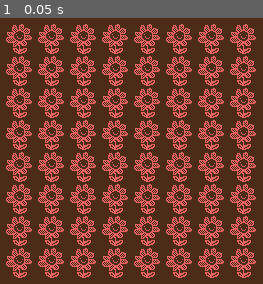
Above: before the commit, frame 1.
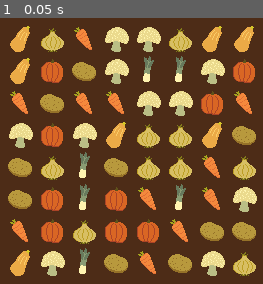
Above: after the commit, the same moment.

Repository: Nocturnal-sys/comfy-jam-autumn-2025
Game: Godot game, scene res://scenes/game.tscn
Same seed, same stepped clock (60 frames per second), same inputs: the game is played once before the commit and once after it.
Inputs:
- Up to frame 1 (0.05 s): no input

The runs differ from the first frame. In frame 1, 42% of the frame differs, in the area x 2-98%, y 2-98%.

Commit message:
Add sprites and fix crashes

Diff:
--- a/scenes/vegetable.tscn
+++ b/scenes/vegetable.tscn
@@ -1,12 +1,10 @@
-[gd_scene load_steps=3 format=3 uid="uid://dbg5ethh8517u"]
+[gd_scene load_steps=2 format=3 uid="uid://dbg5ethh8517u"]
 
-[ext_resource type="Texture2D" uid="uid://5ydq0fbbxi4g" path="res://assets/sprite.png" id="1_w5x81"]
 [ext_resource type="Script" uid="uid://d3m8x50pu8q30" path="res://scripts/vegetable.gd" id="1_wj4aq"]
 
 [node name="Vegetable" type="TextureButton"]
 offset_right = 32.0
 offset_bottom = 32.0
-texture_normal = ExtResource("1_w5x81")
 script = ExtResource("1_wj4aq")
 
 [connection signal="pressed" from="." to="." method="_on_pressed"]
--- a/scripts/game_manager.gd
+++ b/scripts/game_manager.gd
@@ -1,13 +1,13 @@
 extends Node
 
 const SPRITES: Array[CompressedTexture2D] = [
-	preload("res://assets/sprite.png"),
-	preload("res://assets/sprite.png"),
-	preload("res://assets/sprite.png"),
-	preload("res://assets/sprite.png"),
-	preload("res://assets/sprite.png"),
-	preload("res://assets/sprite.png"),
-	preload("res://assets/sprite.png")
+	preload("res://assets/sprites/carrot.png"),
+	preload("res://assets/sprites/leek.png"),
+	preload("res://assets/sprites/mushroom.png"),
+	preload("res://assets/sprites/onion.png"),
+	preload("res://assets/sprites/potato.png"),
+	preload("res://assets/sprites/pumpkin.png"),
+	preload("res://assets/sprites/squash.png")
 ]
 
 const NUM_SPRITES: int = len(SPRITES)
@@ -22,8 +22,10 @@
 var current_state: State = State.WAITING
 var selected_index: int = -1
 var selected_type: int = -1
-var highlighted: PackedInt32Array = []
-
+var highlighted: PackedInt32Array = PackedInt32Array()
+var offsets: PackedInt32Array = PackedInt32Array([
+	-1, 1, -GRID_SIZE, GRID_SIZE
+])
 
 func get_new_type() -> int:
 	return randi() % NUM_SPRITES
@@ -49,4 +51,4 @@
 func reset_selected() -> void:
 	selected_index = -1
 	selected_type = -1
-	highlighted = []
+	highlighted.clear()
--- a/scripts/grid_container.gd
+++ b/scripts/grid_container.gd
@@ -1,13 +1,15 @@
 class_name Grid
 extends GridContainer
 
+const VEGETABLE: PackedScene = preload("res://scenes/vegetable.tscn")
 const GRID_SIZE: int = GameManager.GRID_SIZE
-const AXES: Array[PackedVector2Array] = [
-	[Vector2i.LEFT, Vector2i.RIGHT],
-	[Vector2i.UP, Vector2i.DOWN]
+
+var grid: Array[PackedInt32Array] = []
+
+var axes: Array[PackedVector2Array] = [
+	PackedVector2Array([Vector2i.LEFT, Vector2i.RIGHT]),
+	PackedVector2Array([Vector2i.UP, Vector2i.DOWN])
 ]
-
-var grid: Array[PackedInt32Array] = []
 
 signal grid_updated
 
@@ -21,7 +23,7 @@
 	for i in GRID_SIZE:
 		grid.append(PackedInt32Array())
 		for j in GRID_SIZE:
-			var vegetable: Vegetable = Vegetable.new()
+			var vegetable: Vegetable = VEGETABLE.instantiate()
 			grid[i].append(vegetable.type)
 			add_child(vegetable)
 
@@ -36,7 +38,7 @@
 			var index: int = i * GRID_SIZE + j
 			var vegetable: Vegetable = get_vegetable(index)
 			if vegetable.type != grid[i][j]:
-				vegetable.type = grid[i][j]
+				vegetable.update_type(grid[i][j])
 
 	grid_updated.emit()
 
@@ -66,7 +68,7 @@
 
 func _check_row(i: int) -> Array[PackedVector2Array]:
 	var matches: Array[PackedVector2Array] = []
-	var match_group: PackedVector2Array = [Vector2i(i, 0)]
+	var match_group: PackedVector2Array = PackedVector2Array([Vector2i(i, 0)])
 
 	for j in range(1, GRID_SIZE):
 		if grid[i][j - 1] == grid[i][j]:
@@ -84,7 +86,7 @@
 
 func _check_column(j: int) -> Array[PackedVector2Array]:
 	var matches: Array[PackedVector2Array] = []
-	var match_group: PackedVector2Array = [Vector2i(0, j)]
+	var match_group: PackedVector2Array = PackedVector2Array([Vector2i(0, j)])
 
 	for i in range(1, GRID_SIZE):
 		if grid[i - 1][j] == grid[i][j]:
@@ -152,7 +154,7 @@
 
 
 func _check_local_matches(start: Vector2i) -> bool:
-	for axis: PackedVector2Array in AXES:
+	for axis: PackedVector2Array in axes:
 		var count: int = 0
 		for direction: Vector2i in axis:
 			count += _check_direction(start, direction)
@@ -165,7 +167,12 @@
 	var count: int = 0
 	var next: Vector2i = start + direction
 
-	while next >= Vector2i.ZERO and _check_match(start, next):
+	while (
+		next.x >= 0 and next.y >= 0
+		and next.x < GRID_SIZE
+		and next.y < GRID_SIZE
+		and _check_match(start, next)
+	):
 		count += 1
 		next += direction
 
--- a/scripts/vegetable.gd
+++ b/scripts/vegetable.gd
@@ -1,26 +1,26 @@
 class_name Vegetable
 extends TextureButton
-
-const OFFSETS: PackedInt32Array = [
-	-1, 1, -GameManager.GRID_SIZE, GameManager.GRID_SIZE
-]
 
 var type: int
 var index: int
 var parent: Grid
 var highlighted: bool
-var adjacent: PackedInt32Array = []
+var adjacent: PackedInt32Array = PackedInt32Array()
 
 
 func _init() -> void:
-	type = GameManager.get_new_type()
+	update_type(GameManager.get_new_type())
 	highlighted = false
-	set_texture_normal(GameManager.SPRITES[type])
 
 
 func _ready() -> void:
 	index = get_index()
 	parent = get_parent()
+
+
+func update_type(new_type: int) -> void:
+	type = new_type
+	set_texture_normal(GameManager.SPRITES[type])
 
 
 func _on_pressed() -> void:
@@ -48,11 +48,11 @@
 		parent.get_vegetable(i).set_highlight(true)
 
 
-func _get_adjacent() -> Array[int]:
+func _get_adjacent() -> PackedInt32Array:
 	if adjacent.size() > 0:
 		return adjacent
 
-	for offset in OFFSETS:
+	for offset: int in GameManager.offsets:
 		var i: int = index + offset
 		if _is_in_range(i):
 			adjacent.append(i)
Binary file added: assets/sprites/carrot.png
Not shown, added: assets/sprites/carrot.png.import
Binary file added: assets/sprites/leek.png
Not shown, added: assets/sprites/leek.png.import
Binary file added: assets/sprites/mushroom.png
Not shown, added: assets/sprites/mushroom.png.import
Binary file added: assets/sprites/onion.png
Not shown, added: assets/sprites/onion.png.import
Binary file added: assets/sprites/potato.png
Not shown, added: assets/sprites/potato.png.import
Binary file added: assets/sprites/pumpkin.png
Not shown, added: assets/sprites/pumpkin.png.import
(and 2 more such lines)
